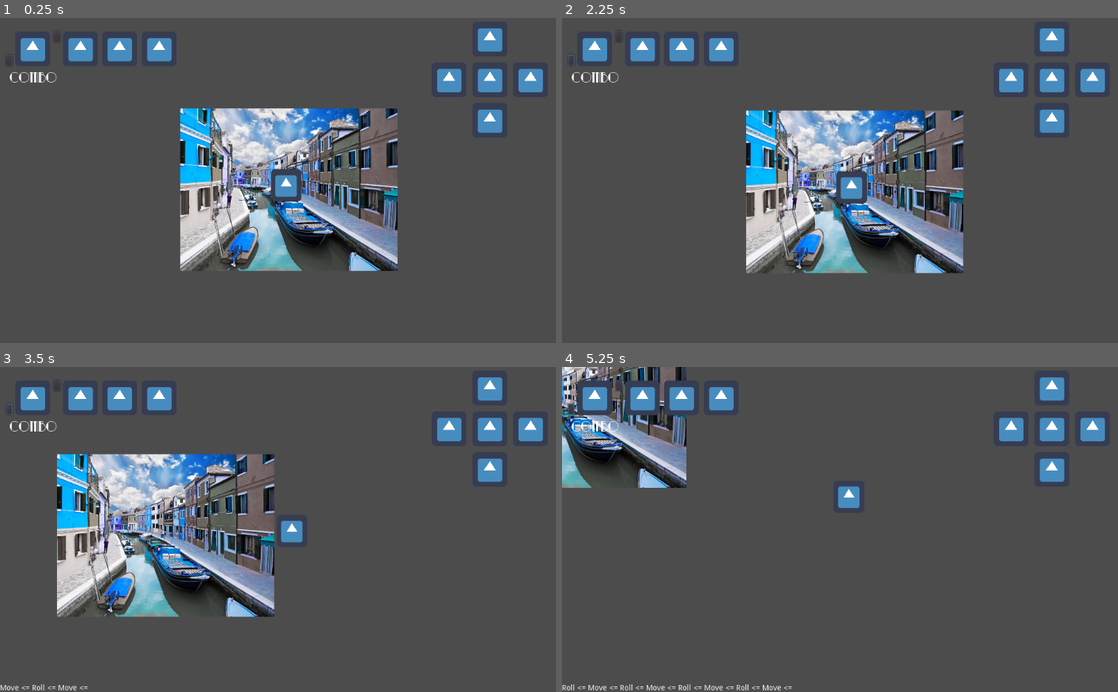
Above: before the commit, frames 1-4 (two rows, left to right).
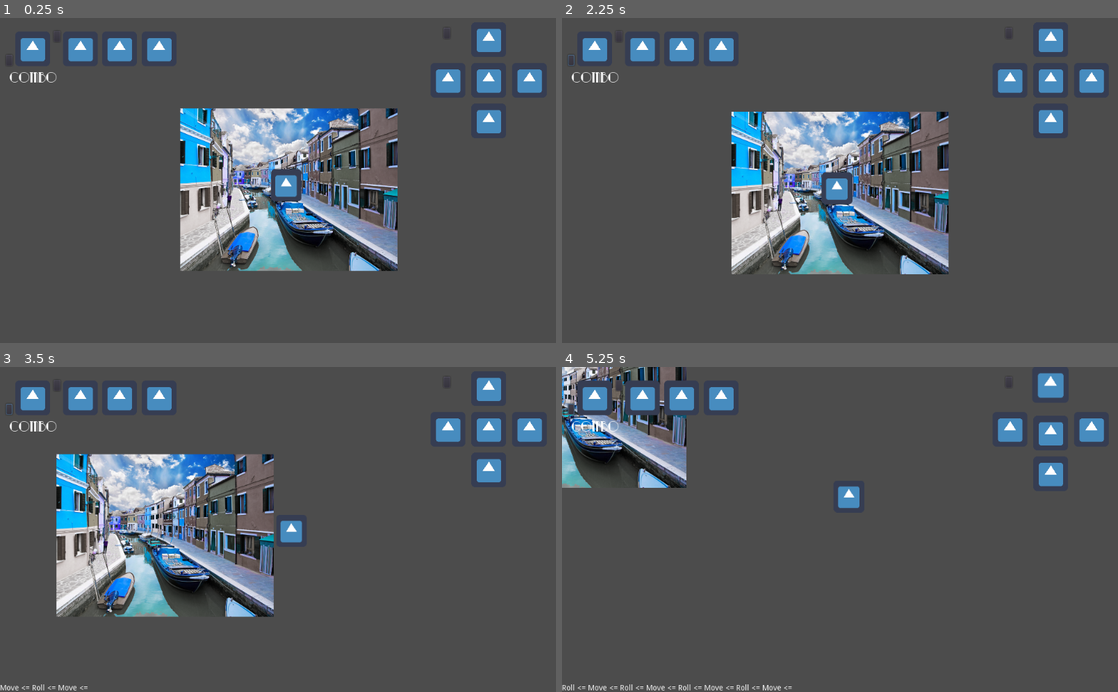
Above: after the commit, the same moments.

Repository: andrebariani/gmtk2022
Game: Godot game, scene res://src/Main.tscn
Two runs of this game, one before a commit and one after it. Both use one fixed random seed, a clock stepped at 60 frames per second and the inputs below. The engine's default icon, where the game draws it, is replaced by a stand-in: a white triangle on a blue panel in a dark square.
Inputs (mouse positions are in pixels of both pictures, inside the frame that each line leads up to; where the layout moved, square brackets give the same spot in the first picture):
- Up to frame 1 (0.25 s): no input
- Up to frame 2 (2.25 s): click (617, 37) at 0.5 s; click (573, 60) at 1.25 s; click (1006, 34) [617, 37] at 2 s
- Up to frame 3 (3.5 s): move the mouse to (400, 513) at 2.77 s; hold D (move_right) from 2.78 s (still down); tap Space (roll) at 2.85 s
- Up to frame 4 (5.25 s): move the mouse to (728, 545) at 3.52 s; release D (move_right) at 3.53 s; hold S (move_down) 3.53-4.28 s; tap Space (roll) at 3.6, 4.35, 5.1 s; move the mouse to (895, 458) at 4.27 s; hold D (move_right) 4.28-5.03 s; move the mouse to (812, 594) at 5.02 s; hold W (move_up) from 5.03 s (still down)

The runs differ from the first frame. In frame 1, 0.4% of the frame differs, in the area x 78-98%, y 3-36%; in frame 2, 17%, in the area x 30-98%, y 3-79%; in frame 3, 4.4%; in frame 4, 0.8%.

Commit message:
ui roll animation

Diff:
--- a/src/Main.gd
+++ b/src/Main.gd
@@ -5,12 +5,13 @@
 onready var player = $Player
 onready var camera = $Player/Camera
 
-func _on_Player_rolled():
+func _on_Player_rolled(direction):
 	var faces = player.dieFaces
-	ui.set_current_faces(faces.get_face(faces.TOP),
-		faces.get_face(faces.BEHIND),
-		faces.get_face(faces.FRONT),
-		faces.get_face(faces.LEFT),
-		faces.get_face(faces.RIGHT))
+	ui.set_current_faces(faces.get_face(Constants.TOP),
+		faces.get_face(Constants.BEHIND),
+		faces.get_face(Constants.FRONT),
+		faces.get_face(Constants.LEFT),
+		faces.get_face(Constants.RIGHT),
+		faces.get_face(Constants.DOWN))
+
 	camera.shake_camera(80)
-	print_debug('rolled')
--- a/src/entities/player/DieFace.gd
+++ b/src/entities/player/DieFace.gd
@@ -4,46 +4,45 @@
 					Constants.MELEE, Constants.RANGED, Constants.SUPPORT]
 
 var faces = [1, 4, 2, 3, 5, 6]
-enum { TOP, LEFT, FRONT, RIGHT, BEHIND, DOWN }
 
 
 func roll_left():
 	var f = faces.duplicate()
-	faces[LEFT] = f[TOP]
-	faces[TOP] = f[RIGHT]
-	faces[RIGHT] = f[DOWN]
-	faces[DOWN] = f[LEFT]
+	faces[Constants.LEFT] = f[Constants.TOP]
+	faces[Constants.TOP] = f[Constants.RIGHT]
+	faces[Constants.RIGHT] = f[Constants.DOWN]
+	faces[Constants.DOWN] = f[Constants.LEFT]
 
 func roll_down():
 	var f = faces.duplicate()
-	faces[FRONT] = f[TOP]
-	faces[TOP] = f[BEHIND]
-	faces[BEHIND] = f[DOWN]
-	faces[DOWN] = f[FRONT]
+	faces[Constants.FRONT] = f[Constants.TOP]
+	faces[Constants.TOP] = f[Constants.BEHIND]
+	faces[Constants.BEHIND] = f[Constants.DOWN]
+	faces[Constants.DOWN] = f[Constants.FRONT]
 
 func roll_right():
 	var f = faces.duplicate()
-	faces[RIGHT] = f[TOP]
-	faces[TOP] = f[LEFT]
-	faces[LEFT] = f[DOWN]
-	faces[DOWN] = f[RIGHT]
+	faces[Constants.RIGHT] = f[Constants.TOP]
+	faces[Constants.TOP] = f[Constants.LEFT]
+	faces[Constants.LEFT] = f[Constants.DOWN]
+	faces[Constants.DOWN] = f[Constants.RIGHT]
 
 func roll_up():
 	var f = faces.duplicate()
-	faces[BEHIND] = f[TOP]
-	faces[TOP] = f[FRONT]
-	faces[FRONT] = f[DOWN]
-	faces[DOWN] = f[BEHIND]
+	faces[Constants.BEHIND] = f[Constants.TOP]
+	faces[Constants.TOP] = f[Constants.FRONT]
+	faces[Constants.FRONT] = f[Constants.DOWN]
+	faces[Constants.DOWN] = f[Constants.BEHIND]
 
 
 func get_face(face):
 	return faces[face]
 
 func get_current_face():
-	return get_face(TOP)
+	return get_face(Constants.TOP)
 
 func get_enemy_type(face):
 	return FACE_ENEMIES[get_face(face)]
 
 func get_current_enemy_type():
-	return get_enemy_type(TOP)
+	return get_enemy_type(Constants.TOP)
--- a/src/entities/player/Player.gd
+++ b/src/entities/player/Player.gd
@@ -1,7 +1,7 @@
 extends KinematicBody2D
 class_name Player
 
-signal rolled
+signal rolled()
 
 export var debug = false
 
@@ -113,5 +113,5 @@
 	return a
 
 
-func _on_Roll_rolled():
-	emit_signal("rolled")
+func _on_Roll_rolled(direction):
+	emit_signal("rolled", direction)
--- a/src/entities/player/states/Roll.gd
+++ b/src/entities/player/states/Roll.gd
@@ -1,6 +1,6 @@
 extends State
 
-signal rolled
+signal rolled(direction)
 
 var orientation = Vector2.ZERO
 
@@ -17,14 +17,16 @@
 	orientation = e.ori
 	if orientation.x < 0:
 		e.dieFaces.roll_left()
+		emit_signal("rolled", Constants.LEFT)
 	elif orientation.x > 0:
 		e.dieFaces.roll_right()
+		emit_signal("rolled", Constants.RIGHT)
 	elif orientation.y < 0:
 		e.dieFaces.roll_up()
+		emit_signal("rolled", Constants.FRONT)
 	else:
 		e.dieFaces.roll_down()
-
-	emit_signal("rolled")
+		emit_signal("rolled", Constants.BEHIND)
 
 
 func run(delta):
--- a/src/global/Constants.gd
+++ b/src/global/Constants.gd
@@ -2,3 +2,4 @@
 
 
 enum {MELEE, RANGED, SUPPORT}
+enum { TOP, LEFT, FRONT, RIGHT, BEHIND, DOWN }
--- /dev/null
+++ b/src/ui/DiceFaces.gd
@@ -0,0 +1,39 @@
+extends Control
+
+export var face_distance = 75
+export var duration = 0.5
+
+onready var face_positions = {
+	Constants.TOP:[Vector2(0, 0), Vector2(1, 1)],
+	Constants.DOWN:[Vector2(16, 16), Vector2(0.5, 0.5)],
+	Constants.LEFT:[Vector2(-face_distance, 0), Vector2(1, 1)],
+	Constants.RIGHT:[Vector2(face_distance, 0), Vector2(1, 1)],
+	Constants.BEHIND:[Vector2(0, -face_distance), Vector2(1, 1)],
+	Constants.FRONT:[Vector2(0, face_distance), Vector2(1, 1)]
+	}
+
+onready var tween = $Tween
+
+func set_current_faces(top, behind, front, left, right, down):
+	interpolate_die(top, Constants.TOP)
+	interpolate_die(behind, Constants.BEHIND)
+	interpolate_die(front, Constants.FRONT)
+	interpolate_die(left, Constants.LEFT)
+	interpolate_die(right, Constants.RIGHT)
+	interpolate_die(down, Constants.DOWN)
+
+	move_child(get_node(str(down)), 0)
+	tween.start()
+
+
+func interpolate_die(index, target):
+	tween.interpolate_property(get_node(str(index)), "rect_position",
+		null, face_positions[target][0], duration,
+		tween.TRANS_BACK)
+	tween.interpolate_property(get_node(str(index)), "rect_scale",
+		null, face_positions[target][1], duration,
+		tween.TRANS_BACK)
+
+
+func _on_Button_button_up():
+	set_current_faces(3, 5, 2, 1, 6, 4)
--- a/src/ui/UI.gd
+++ b/src/ui/UI.gd
@@ -6,23 +6,20 @@
 
 onready var healthbar = $Healthbar
 onready var combo = $Combo
-
+onready var diceFaces = $DiceFaces
 
 # Called when the node enters the scene tree for the first time.
 func _ready():
 	$HealthButton.visible = debug
+	$DiceButton.visible = debug
 
 
 func set_next_combo_face(face_number):
 	combo.texture = faces[face_number-1]
 
 
-func set_current_faces(main, behind, front, left, right):
-	$MainFace.texture = faces[main-1]
-	$MainFace/Behind.texture = faces[behind-1]
-	$MainFace/Front.texture = faces[front-1]
-	$MainFace/Left.texture = faces[left-1]
-	$MainFace/Right.texture = faces[right-1]
+func set_current_faces(main, behind, front, left, right, down):
+	diceFaces.set_current_faces(main, behind, front, left, right, down)
 
 
 func set_health(health):
--- a/src/ui/UI.tscn
+++ b/src/ui/UI.tscn
@@ -1,9 +1,10 @@
-[gd_scene load_steps=6 format=2]
+[gd_scene load_steps=7 format=2]
 
 [ext_resource path="res://icon.png" type="Texture" id=1]
 [ext_resource path="res://src/ui/UI.gd" type="Script" id=2]
 [ext_resource path="res://src/ui/Healthbar.gd" type="Script" id=3]
 [ext_resource path="res://assets/fonts/ParkLaneNF.ttf" type="DynamicFontData" id=4]
+[ext_resource path="res://src/ui/DiceFaces.gd" type="Script" id=6]
 
 [sub_resource type="DynamicFont" id=1]
 size = 24
@@ -93,74 +94,116 @@
 "_edit_use_anchors_": false
 }
 
-[node name="MainFace" type="TextureRect" parent="."]
+[node name="DiceFaces" type="Control" parent="."]
 anchor_left = 1.0
 anchor_right = 1.0
-margin_left = -154.0
-margin_top = 82.0
-margin_right = -90.0
-margin_bottom = 146.0
-texture = ExtResource( 1 )
-__meta__ = {
-"_edit_use_anchors_": false
-}
-
-[node name="Behind" type="TextureRect" parent="MainFace"]
-anchor_left = 0.5
-anchor_top = 0.5
-anchor_right = 0.5
-anchor_bottom = 0.5
-margin_left = -32.0
-margin_top = -107.0
-margin_right = 32.0
-margin_bottom = -43.0
-grow_horizontal = 2
-grow_vertical = 2
-texture = ExtResource( 1 )
-__meta__ = {
-"_edit_use_anchors_": false
-}
-
-[node name="Front" type="TextureRect" parent="MainFace"]
-anchor_left = 0.5
-anchor_top = 0.5
-anchor_right = 0.5
-anchor_bottom = 0.5
-margin_top = 50.0
-margin_bottom = 100.0
-grow_horizontal = 2
-grow_vertical = 2
-texture = ExtResource( 1 )
-__meta__ = {
-"_edit_use_anchors_": false
-}
-
-[node name="Left" type="TextureRect" parent="MainFace"]
-anchor_left = 0.5
-anchor_top = 0.5
-anchor_right = 0.5
-anchor_bottom = 0.5
-margin_left = -100.0
-margin_right = -50.0
-grow_horizontal = 2
-grow_vertical = 2
-texture = ExtResource( 1 )
-__meta__ = {
-"_edit_use_anchors_": false
-}
-
-[node name="Right" type="TextureRect" parent="MainFace"]
-anchor_left = 0.5
-anchor_top = 0.5
-anchor_right = 0.5
-anchor_bottom = 0.5
-margin_left = 50.0
-margin_right = 100.0
-grow_horizontal = 2
-grow_vertical = 2
-texture = ExtResource( 1 )
-__meta__ = {
-"_edit_use_anchors_": false
-}
+margin_left = -156.0
+margin_top = 83.0
+margin_right = -156.0
+margin_bottom = 83.0
+script = ExtResource( 6 )
+__meta__ = {
+"_edit_use_anchors_": false
+}
+
+[node name="6" type="TextureRect" parent="DiceFaces"]
+anchor_left = 0.5
+anchor_top = 0.5
+anchor_right = 0.5
+anchor_bottom = 0.5
+margin_left = 16.0
+margin_top = 16.0
+margin_right = 80.0
+margin_bottom = 80.0
+grow_horizontal = 2
+grow_vertical = 2
+rect_scale = Vector2( 0.5, 0.5 )
+texture = ExtResource( 1 )
+__meta__ = {
+"_edit_use_anchors_": false
+}
+
+[node name="1" type="TextureRect" parent="DiceFaces"]
+anchor_left = 0.5
+anchor_top = 0.5
+anchor_right = 0.5
+anchor_bottom = 0.5
+margin_right = 64.0
+margin_bottom = 64.0
+grow_horizontal = 2
+grow_vertical = 2
+texture = ExtResource( 1 )
+__meta__ = {
+"_edit_use_anchors_": false
+}
+
+[node name="2" type="TextureRect" parent="DiceFaces"]
+anchor_left = 0.5
+anchor_top = 0.5
+anchor_right = 0.5
+anchor_bottom = 0.5
+margin_top = 75.0
+margin_right = 64.0
+margin_bottom = 139.0
+grow_horizontal = 2
+grow_vertical = 2
+texture = ExtResource( 1 )
+__meta__ = {
+"_edit_use_anchors_": false
+}
+
+[node name="3" type="TextureRect" parent="DiceFaces"]
+anchor_left = 0.5
+anchor_top = 0.5
+anchor_right = 0.5
+anchor_bottom = 0.5
+margin_left = 75.0
+margin_right = 139.0
+margin_bottom = 64.0
+grow_horizontal = 2
+grow_vertical = 2
+texture = ExtResource( 1 )
+__meta__ = {
+"_edit_use_anchors_": false
+}
+
+[node name="4" type="TextureRect" parent="DiceFaces"]
+anchor_left = 0.5
+anchor_top = 0.5
+anchor_right = 0.5
+anchor_bottom = 0.5
+margin_left = -75.0
+margin_right = -11.0
+margin_bottom = 64.0
+grow_horizontal = 2
+grow_vertical = 2
+texture = ExtResource( 1 )
+__meta__ = {
+"_edit_use_anchors_": false
+}
+
+[node name="5" type="TextureRect" parent="DiceFaces"]
+anchor_left = 0.5
+anchor_top = 0.5
+anchor_right = 0.5
+anchor_bottom = 0.5
+margin_top = -75.0
+margin_right = 64.0
+margin_bottom = -11.0
+grow_horizontal = 2
+grow_vertical = 2
+texture = ExtResource( 1 )
+__meta__ = {
+"_edit_use_anchors_": false
+}
+
+[node name="Tween" type="Tween" parent="DiceFaces"]
+
+[node name="DiceButton" type="Button" parent="."]
+margin_left = 817.0
+margin_top = 18.0
+margin_right = 829.0
+margin_bottom = 38.0
 
 [connection signal="button_up" from="HealthButton" to="Healthbar" method="_on_Button_button_up"]
+[connection signal="button_up" from="DiceButton" to="DiceFaces" method="_on_Button_button_up"]
